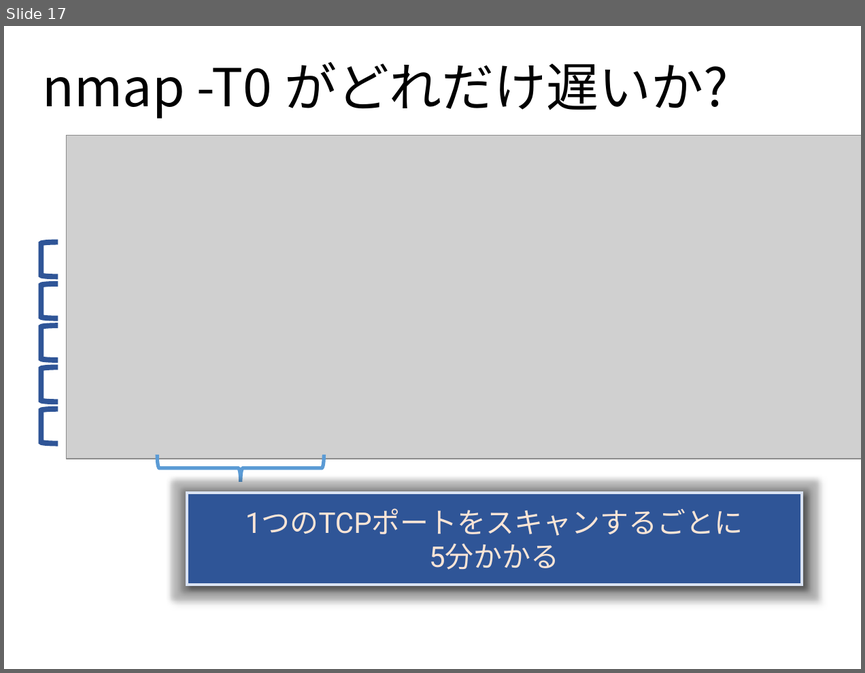
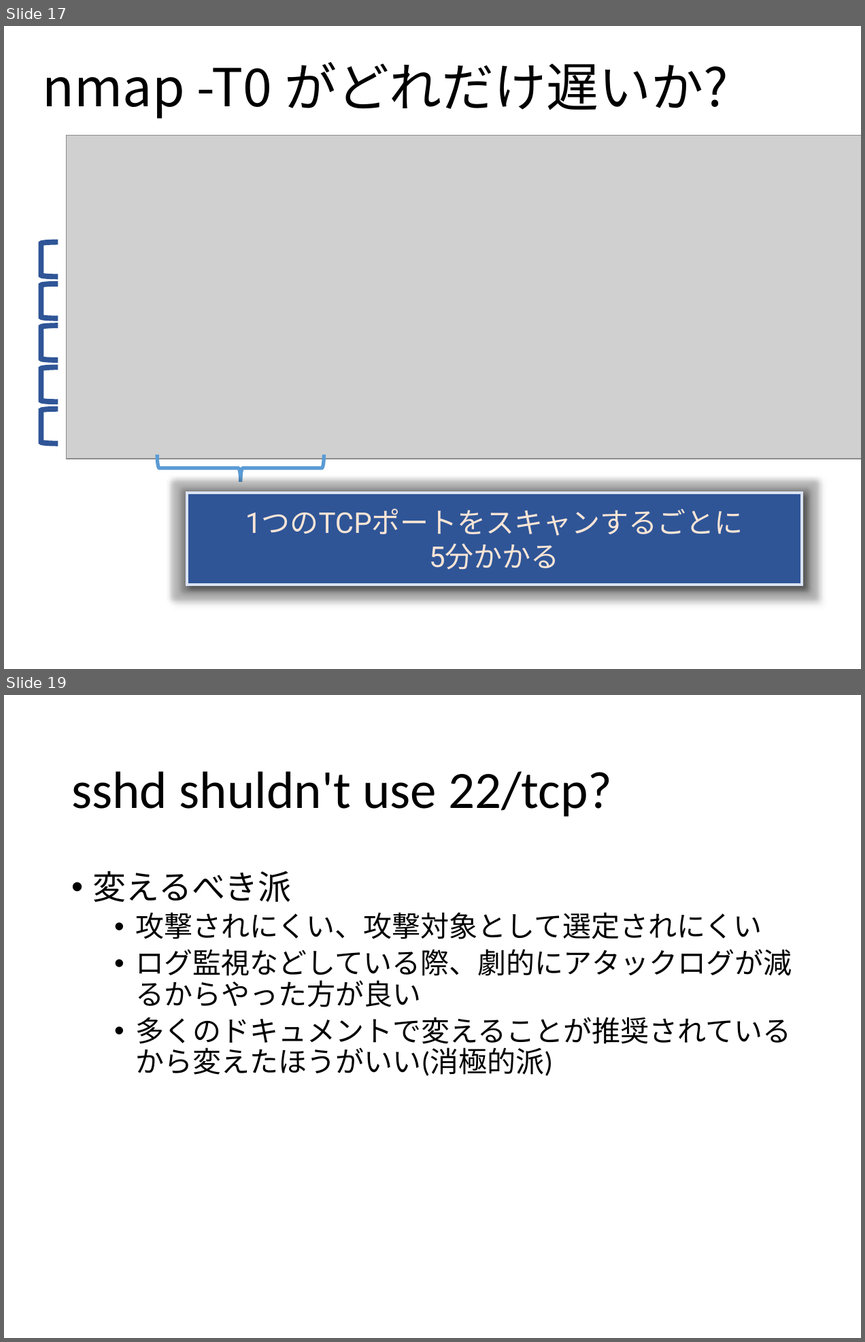
Before and after one commit to ozuma/sumida_sec, a slide deck: 2015-no.2/ppt/00_ozuma.pptx. Shown one above the other, each under a label of ours: slide 17 before the commit, slides 17 and 19 after it; the slides between them are not shown. The pictures are 865x673 and 865x1342 pixels, drawn with LibreOffice and Linux fonts; fonts in the diff are those of the drawing; grey boxes stand for pictures. Boxes give left, top, right and bottom in pixels: in the first picture for what was removed or moved away, otherwise in the second. Text is boxed around its words. In the diff, an @@ line names an element or a change of style, - is before the commit and + after.

```diff
--- a/2015-no.2/ppt/00_ozuma.pptx
+++ b/2015-no.2/ppt/00_ozuma.pptx
@@ slide 19 added at (4,695,861,1338), background #FFFFFF @@
@@ title added at (71,771,612,817), 44 pt, text #000000 @@
+sshd shuldn't use 22/tcp?
@@ text added at (93,870,792,1076), 24 pt, text #000000 @@
+• 変えるべき派
+  • 攻撃されにくい、攻撃対象として選定されにくい
+  • ログ監視などしている際、劇的にアタックログが減るからやった方が良い
+  • 多くのドキュメントで変えることが推奨されているから変えたほうがいい(消極的派)
```
Also in this commit, not shown: 7 other slides added, 2 other files.
